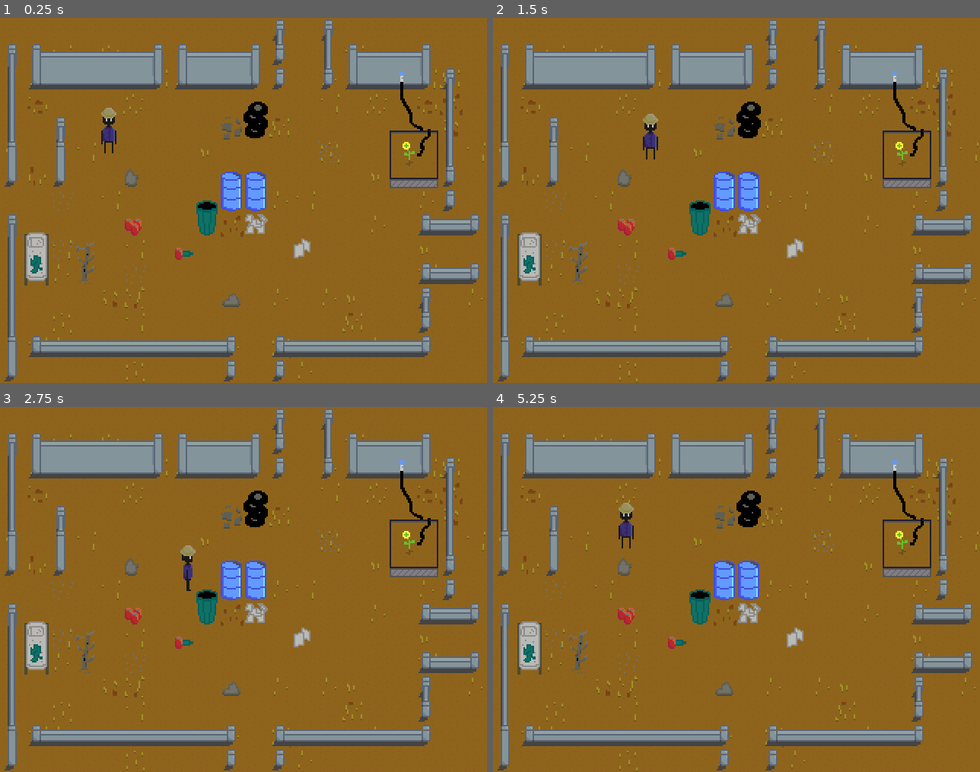
Above: before the commit, frames 1-4 (two rows, left to right).
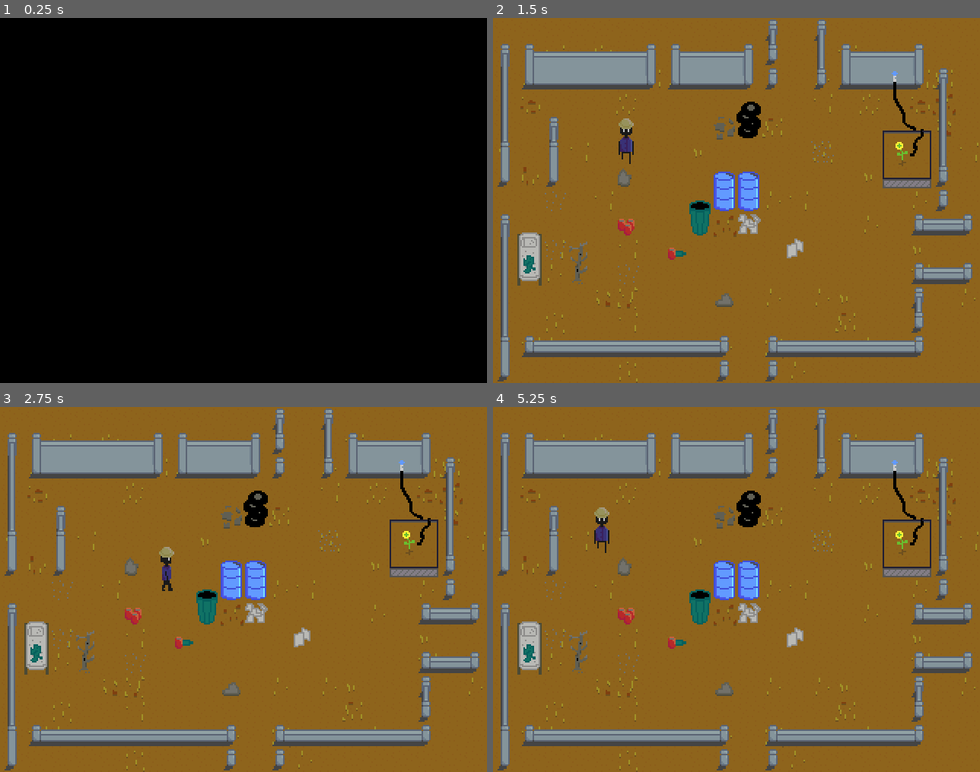
Above: after the commit, the same moments.

Repository: bassguitarbill/thrive
Game: Godot game, scene res://Game.tscn
Two runs of this game, one before a commit and one after it. Both use one fixed random seed, a clock stepped at 60 frames per second and the inputs below. Sound files missing from this copy of the repository are replaced by a short silence.
Inputs:
- Up to frame 1 (0.25 s): no input
- Up to frame 2 (1.5 s): tap Enter (ui_accept) at 0.5, 0.6, 0.77, 1.07, 1.35 s; hold Right (ui_right) 0.53-1.28 s; hold Down (ui_down) from 1.28 s (still down)
- Up to frame 3 (2.75 s): tap Enter (ui_accept) at 1.52, 1.82, 2.1 s; release Down (ui_down) at 2.03 s; hold Right (ui_right) from 2.03 s (still down)
- Up to frame 4 (5.25 s): release Right (ui_right) at 2.78 s; hold Up (ui_up) 2.78-3.53 s; tap Enter (ui_accept) at 2.85, 3.02, 3.32, 3.6, 3.77, 4.07, 4.35, 4.52, 4.82, 5.1 s; hold Left (ui_left) 3.53-5.03 s; hold Down (ui_down) from 5.03 s (still down)

The runs differ from the first frame. In frame 1, 99% of the frame differs, in the area x 0-100%, y 0-100%; in frame 2, 0.5%; in frame 3, 0.4%; in frame 4, 0.5%.

Commit message:
More music, better splash screens, bigger game state

Diff:
--- /dev/null
+++ b/BGM.gd
@@ -0,0 +1,14 @@
+extends Node
+
+var now_playing = ""
+
+func play(track):
+	if track == now_playing:
+		return
+
+	now_playing = track
+	for child in get_children():
+		child.stop()
+	match track:
+		"Relax":
+			$BGMRelax.play()
--- a/BGMRelax.gd
+++ b/BGMRelax.gd
@@ -1,7 +1,8 @@
 extends AudioStreamPlayer
 
 func _ready():
-	play()
+	#play()
+	pass
 
 func _on_BGMRelax_finished():
 	play(25.634807)
--- a/Game.gd
+++ b/Game.gd
@@ -18,16 +18,25 @@
 	ScreenTransition.start_fade_out()
 
 func _on_ScreenTransition_fade_out_finished():
-	var old_level = $Level
-	remove_child(old_level)
-	old_level.call_deferred("free")
+
+	if has_node("Level"):
+		var old_level = $Level
+		remove_child(old_level)
+		old_level.call_deferred("free")
+
+	if has_node("TitleScreen"):
+		var title_screen = $TitleScreen
+		remove_child(title_screen)
+		title_screen.call_deferred("free")
 
 	var next_level_resource
 	match destination_map:
 		0:
 			next_level_resource = load("res://Home.tscn")
+			$BGM.play("Relax")
 		1:
 			next_level_resource = load("res://Level1.tscn")
+			$BGM.play("Relax")
 	var next_level = next_level_resource.instance()
 	next_level.name = 'Level'
 	add_child_below_node($Top, next_level)
@@ -36,3 +45,7 @@
 	$Level/YSort/Gardener/AnimationPlayer.play(p_anim)
 	emit_signal("level_change_complete", destination_map)
 	print('level change complete')
+
+
+func _on_TitleScreen_begin_game():
+	_on_Level_go_to_map(0, 72, 88, "IdleDown")
--- a/Game.tscn
+++ b/Game.tscn
@@ -1,18 +1,29 @@
-[gd_scene load_steps=4 format=2]
+[gd_scene load_steps=7 format=2]
 
-[ext_resource path="res://Home.tscn" type="PackedScene" id=1]
+[ext_resource path="res://TitleScreen.tscn" type="PackedScene" id=1]
 [ext_resource path="res://ScreenTransition.tscn" type="PackedScene" id=2]
 [ext_resource path="res://Game.gd" type="Script" id=3]
+[ext_resource path="res://BGMRelax.gd" type="Script" id=4]
+[ext_resource path="res://Relax.wav" type="AudioStream" id=5]
+[ext_resource path="res://BGM.gd" type="Script" id=6]
 
 [node name="Game" type="Node2D"]
 script = ExtResource( 3 )
 
 [node name="Top" type="Node2D" parent="."]
 
-[node name="Level" parent="." instance=ExtResource( 1 )]
+[node name="TitleScreen" parent="." instance=ExtResource( 1 )]
 
 [node name="ScreenTransition" parent="." instance=ExtResource( 2 )]
 z_index = 99
+
+[node name="BGM" type="Node" parent="."]
+script = ExtResource( 6 )
+
+[node name="BGMRelax" type="AudioStreamPlayer" parent="BGM"]
+stream = ExtResource( 5 )
+script = ExtResource( 4 )
 [connection signal="level_change_complete" from="." to="ScreenTransition" method="_on_Game_level_change_complete"]
-[connection signal="go_to_map" from="Level" to="." method="_on_Level_go_to_map"]
+[connection signal="begin_game" from="TitleScreen" to="." method="_on_TitleScreen_begin_game"]
 [connection signal="fade_out_finished" from="ScreenTransition" to="." method="_on_ScreenTransition_fade_out_finished"]
+[connection signal="finished" from="BGM/BGMRelax" to="BGM/BGMRelax" method="_on_BGMRelax_finished"]
--- a/Gardener.gd
+++ b/Gardener.gd
@@ -115,5 +115,4 @@
 
 func _on_Tween_tween_all_completed():
 	ready_to_move = true
-	print(position)
 	anim_to_idle()
--- a/Home.tscn
+++ b/Home.tscn
@@ -1,13 +1,11 @@
-[gd_scene load_steps=48 format=2]
+[gd_scene load_steps=46 format=2]
 
 [ext_resource path="res://Dirt3.png" type="Texture" id=1]
 [ext_resource path="res://Flower.png" type="Texture" id=2]
 [ext_resource path="res://Gardener.tscn" type="PackedScene" id=3]
 [ext_resource path="res://Objects.png" type="Texture" id=4]
 [ext_resource path="res://BlueWall.png" type="Texture" id=5]
-[ext_resource path="res://Relax.wav" type="AudioStream" id=6]
 [ext_resource path="res://Home.gd" type="Script" id=7]
-[ext_resource path="res://BGMRelax.gd" type="Script" id=8]
 
 [sub_resource type="Shader" id=1]
 code = "shader_type canvas_item;
@@ -435,16 +433,10 @@
 format = 1
 tile_data = PoolIntArray( 11, 0, 5, 13, 0, 5, 65536, 0, 65541, 65537, 0, 65537, 65538, 0, 65539, 65539, 0, 65539, 65540 …(1195 unchanged characters)…
 
-[node name="BGMRelax" type="AudioStreamPlayer" parent="."]
-stream = ExtResource( 6 )
-volume_db = -80.0
-script = ExtResource( 8 )
-
 [node name="ToLevel1" type="Area2D" parent="."]
 collision_layer = 4
 
 [node name="CollisionShape2D" type="CollisionShape2D" parent="ToLevel1"]
 position = Vector2( 319.665, 152.466 )
 shape = SubResource( 39 )
-[connection signal="finished" from="BGMRelax" to="BGMRelax" method="_on_BGMRelax_finished"]
 [connection signal="body_entered" from="ToLevel1" to="." method="_on_ToLevel1_body_entered"]
--- a/TitleScreen.gd
+++ b/TitleScreen.gd
@@ -1,24 +1,20 @@
 extends Node2D
 
+signal begin_game
 
-# Declare member variables here. Examples:
-# var a = 2
-# var b = "text"
+var going_to_game = false
+func _ready():
+	$AnimationPlayer.play("LD46")
 
-
-# Called when the node enters the scene tree for the first time.
-func _ready():
-	$AnimationPlayer.play("SplashScreens")
-
-
-# Called every frame. 'delta' is the elapsed time since the previous frame.
-#func _process(delta):
-#	pass
-
+func _process(_delta):
+	if Input.is_action_just_pressed("ui_accept") && !going_to_game:
+		going_to_game = true
+		emit_signal("begin_game")
 
 func _on_AnimationPlayer_animation_finished(anim_name):
-	print(anim_name)
 	match anim_name:
+		"LD46":
+			$AnimationPlayer.play("SplashScreens")
 		"SplashScreens":
 			$AnimationPlayer.play("Logo")
 		"Logo":
--- a/TitleScreen.tscn
+++ b/TitleScreen.tscn
@@ -1,12 +1,15 @@
-[gd_scene load_steps=9 format=2]
+[gd_scene load_steps=13 format=2]
 
 [ext_resource path="res://Logo-Sheet.png" type="Texture" id=1]
 [ext_resource path="res://bassguitarbill.png" type="Texture" id=2]
 [ext_resource path="res://Avatar.png" type="Texture" id=3]
 [ext_resource path="res://FlowerDance-Sheet.png" type="Texture" id=4]
 [ext_resource path="res://TitleScreen.gd" type="Script" id=5]
+[ext_resource path="res://Thrive.wav" type="AudioStream" id=6]
+[ext_resource path="res://PressEnter.png" type="Texture" id=7]
+[ext_resource path="res://ld46.png" type="Texture" id=8]
 
-[sub_resource type="Animation" id=2]
+[sub_resource type="Animation" id=1]
 resource_name = "Dance"
 length = 1.2
 loop = true
@@ -35,9 +38,25 @@
 "values": [ 7, 8, 9, 8 ]
 }
 
-[sub_resource type="Animation" id=3]
+[sub_resource type="Animation" id=4]
+resource_name = "LD46"
+length = 4.0
+tracks/0/type = "value"
+tracks/0/path = NodePath("ld46:modulate")
+tracks/0/interp = 1
+tracks/0/loop_wrap = true
+tracks/0/imported = false
+tracks/0/enabled = true
+tracks/0/keys = {
+"times": PoolRealArray( 0, 1, 2.5, 4 ),
+"transitions": PoolRealArray( 1, 1, 1, 1 ),
+"update": 0,
+"values": [ Color( 1, 1, 1, 0 ), Color( 1, 1, 1, 0 ), Color( 1, 1, 1, 1 ), Color( 1, 1, 1, 0 ) ]
+}
+
+[sub_resource type="Animation" id=2]
 resource_name = "Logo"
-length = 2.2
+length = 3.5
 tracks/0/type = "value"
 tracks/0/path = NodePath("Logo-Sheet:modulate")
 tracks/0/interp = 1
@@ -74,9 +93,20 @@
 "update": 1,
 "values": [ 0, 1, 2, 3, 4, 5, 6, 7 ]
 }
+tracks/3/type = "value"
+tracks/3/path = NodePath("PressEnter:modulate")
+tracks/3/interp = 1
+tracks/3/loop_wrap = true
+tracks/3/imported = false
+tracks/3/enabled = true
+tracks/3/keys = {
+"times": PoolRealArray( 2.2, 3.3 ),
+"transitions": PoolRealArray( 1, 1 ),
+"update": 0,
+"values": [ Color( 1, 1, 1, 0 ), Color( 1, 1, 1, 1 ) ]
+}
 
-[sub_resource type="Animation" id=1]
-resource_name = "SplashScreens"
+[sub_resource type="Animation" id=3]
 length = 4.2
 tracks/0/type = "value"
 tracks/0/path = NodePath("bassguitarbill:modulate")
@@ -114,6 +144,11 @@
 "_edit_use_anchors_": false
 }
 
+[node name="ld46" type="Sprite" parent="."]
+modulate = Color( 1, 1, 1, 0 )
+position = Vector2( 160, 112 )
+texture = ExtResource( 8 )
+
 [node name="FlowerDance-Sheet" type="Sprite" parent="."]
 visible = false
 position = Vector2( 285.005, 113.325 )
@@ -127,7 +162,6 @@
 scale = Vector2( 2, 2 )
 texture = ExtResource( 1 )
 vframes = 3
-frame = 1
 __meta__ = {
 "_editor_description_": ""
 }
@@ -143,8 +177,18 @@
 scale = Vector2( 0.5, 0.5 )
 texture = ExtResource( 2 )
 
+[node name="PressEnter" type="Sprite" parent="."]
+modulate = Color( 1, 1, 1, 0 )
+position = Vector2( 160, 192 )
+texture = ExtResource( 7 )
+
 [node name="AnimationPlayer" type="AnimationPlayer" parent="."]
-anims/Dance = SubResource( 2 )
-anims/Logo = SubResource( 3 )
-anims/SplashScreens = SubResource( 1 )
+anims/Dance = SubResource( 1 )
+anims/LD46 = SubResource( 4 )
+anims/Logo = SubResource( 2 )
+anims/SplashScreens = SubResource( 3 )
+
+[node name="AudioStreamPlayer" type="AudioStreamPlayer" parent="."]
+stream = ExtResource( 6 )
+autoplay = true
 [connection signal="animation_finished" from="AnimationPlayer" to="." method="_on_AnimationPlayer_animation_finished"]
Binary file added: PressEnter.aseprite
Binary file added: PressEnter.png
Not shown, added: PressEnter.png.import
Not shown, added: Thrive.wav.import
Binary file added: ld46.aseprite
Binary file added: ld46.png
Not shown, added: ld46.png.import
Not shown, added: Thrive.ceol
Not shown, added: Thrive.wav
